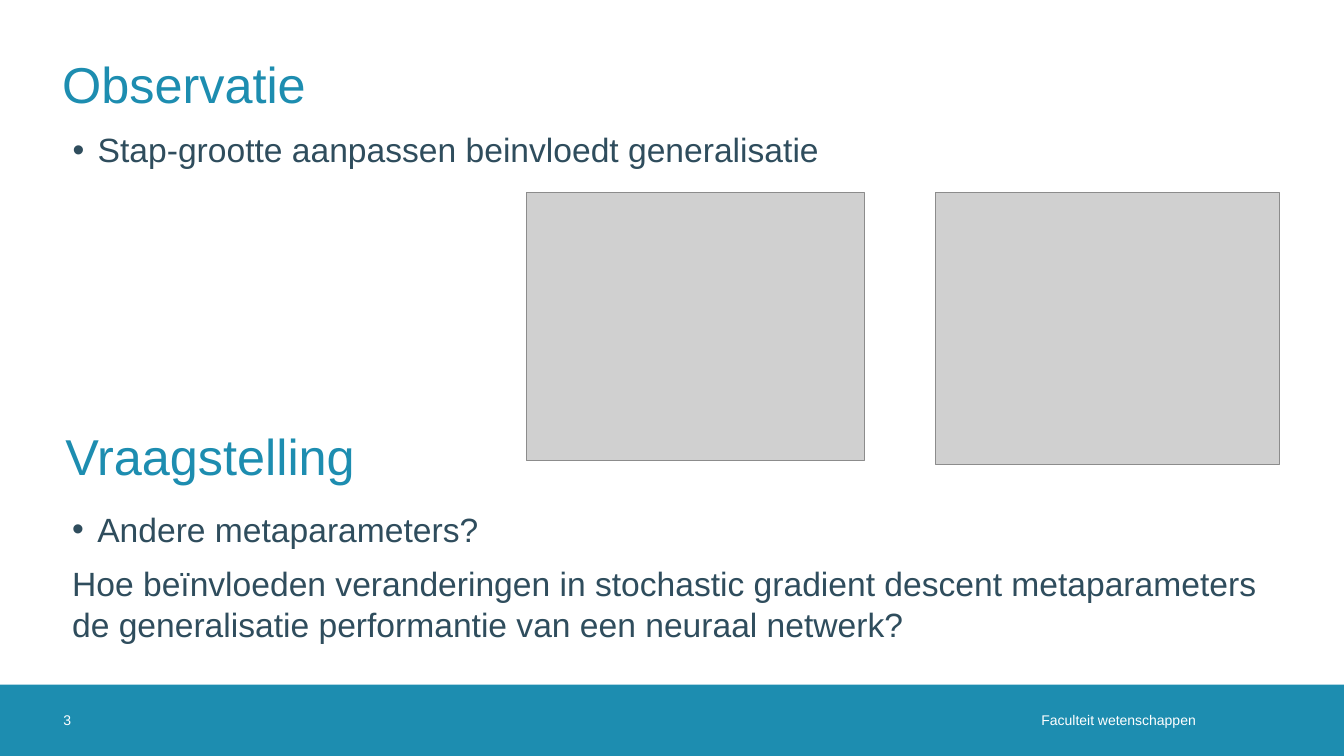
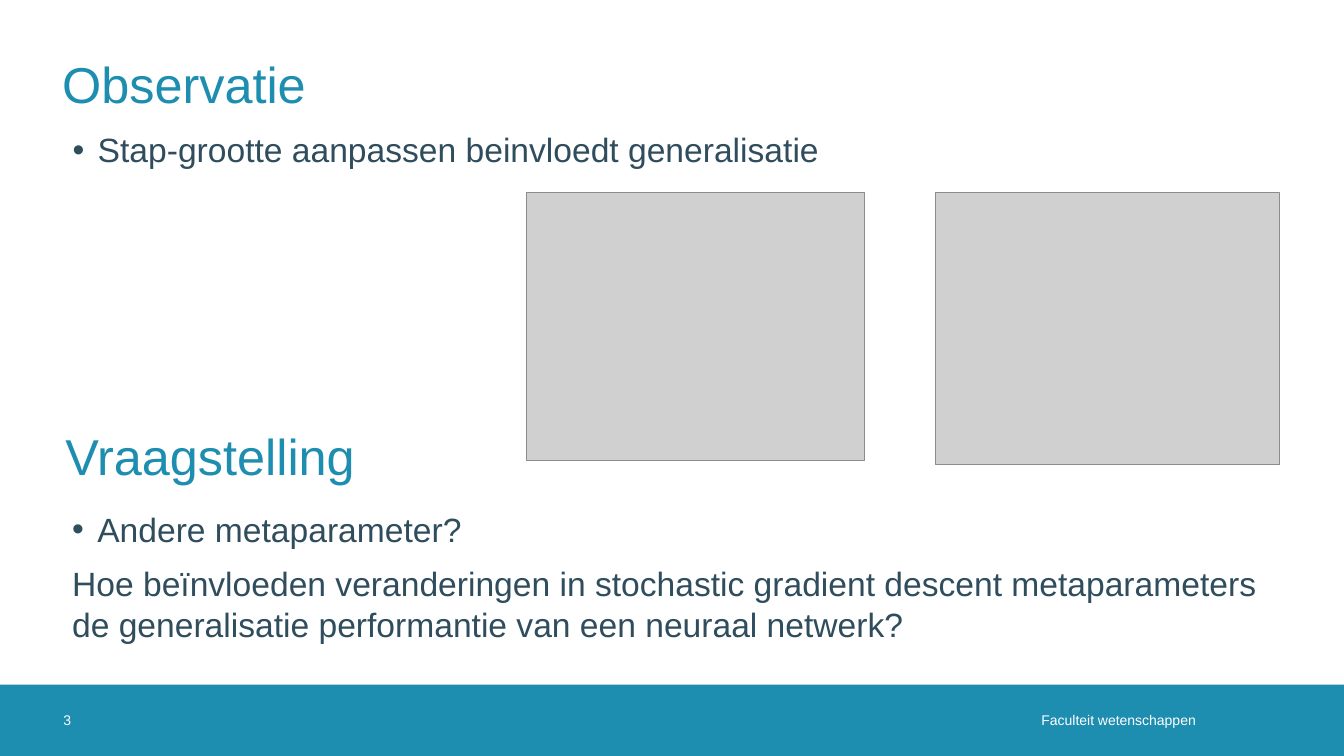
Before and after one commit to JoppeDJ/BachelorProef, a slide deck: slide 3 of Probleemstelling/Draft_ppt.pptx. Drawn at 1344x756 pixels with LibreOffice and Linux fonts; fonts in the diff are those of the drawing; grey boxes stand for pictures; background and template pictures are left out. Boxes give left, top, right and bottom in pixels: in the first picture for what was removed or moved away, otherwise in the second. Text is boxed around its words. In the diff, an @@ line names an element or a change of style, - is before the commit and + after.

```diff
--- a/Probleemstelling/Draft_ppt.pptx
+++ b/Probleemstelling/Draft_ppt.pptx
@@ text at [97, 517, 462, 549]: text changed @@
-• Andere metaparameters?
+• Andere metaparameter?
```
Also in this commit, not shown: 1 other slide changed.
